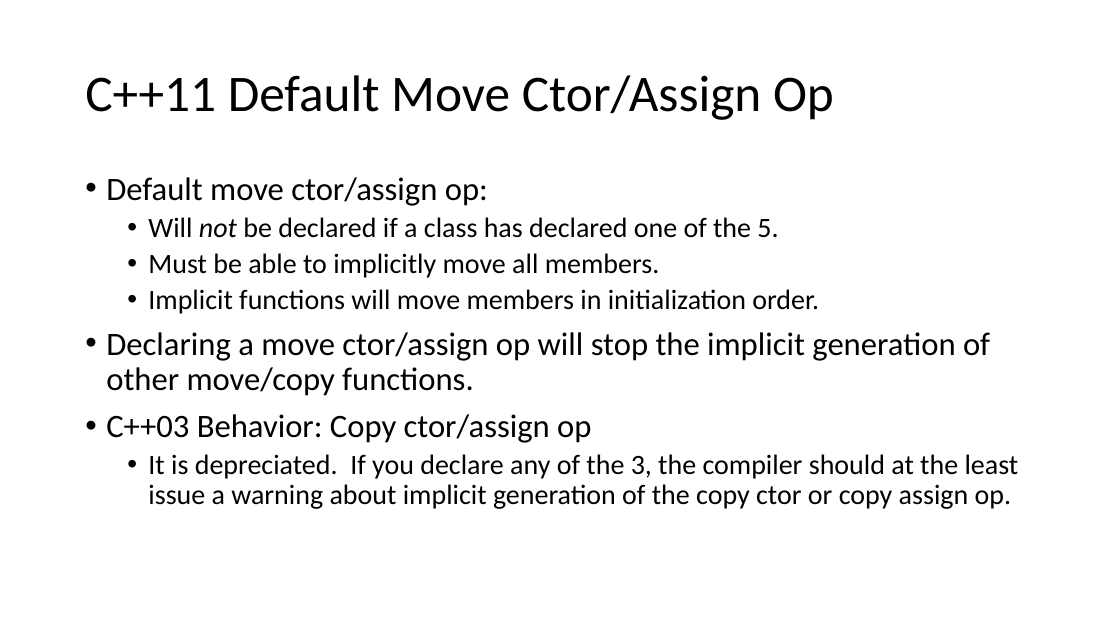
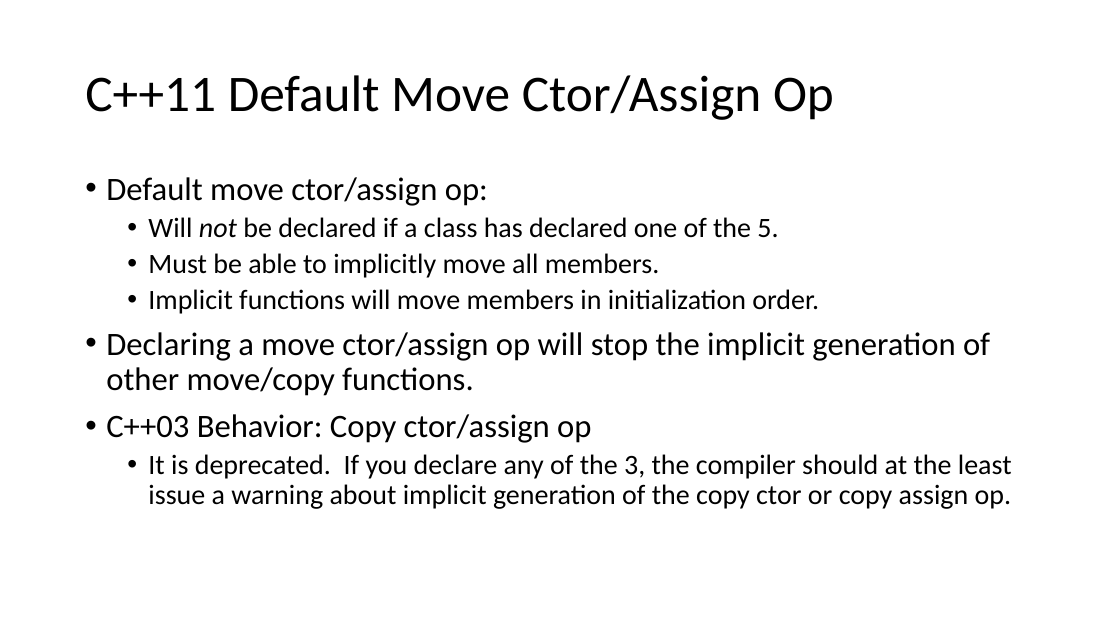
Before and after one commit to lissom/NYCCPP_MOVESEMANTICS, a slide deck: slide 29 of Cpp11-Move semantics.pptx. Drawn at 1120x630 pixels with LibreOffice and Linux fonts; fonts in the diff are those of the drawing. Boxes give left, top, right and bottom in pixels: in the first picture for what was removed or moved away, otherwise in the second. Text is boxed around its words. In the diff, an @@ line names an element or a change of style, - is before the commit and + after.

Commit message:
Update typos
There is still one I can't find.  One of the lines says "not" when it
shouldn't or vise versa.

```diff
--- a/Cpp11-Move semantics.pptx
+++ b/Cpp11-Move semantics.pptx
@@ text at box(148, 454, 1012, 509): text changed @@
-  • It is depreciated. If you declare any of the 3, the compiler should at the least issue a warning about implicit generation of the copy ctor or copy assign op.
+  • It is deprecated. If you declare any of the 3, the compiler should at the least issue a warning about implicit generation of the copy ctor or copy assign op.
```
Also in this commit, not shown: 5 other slides changed.
